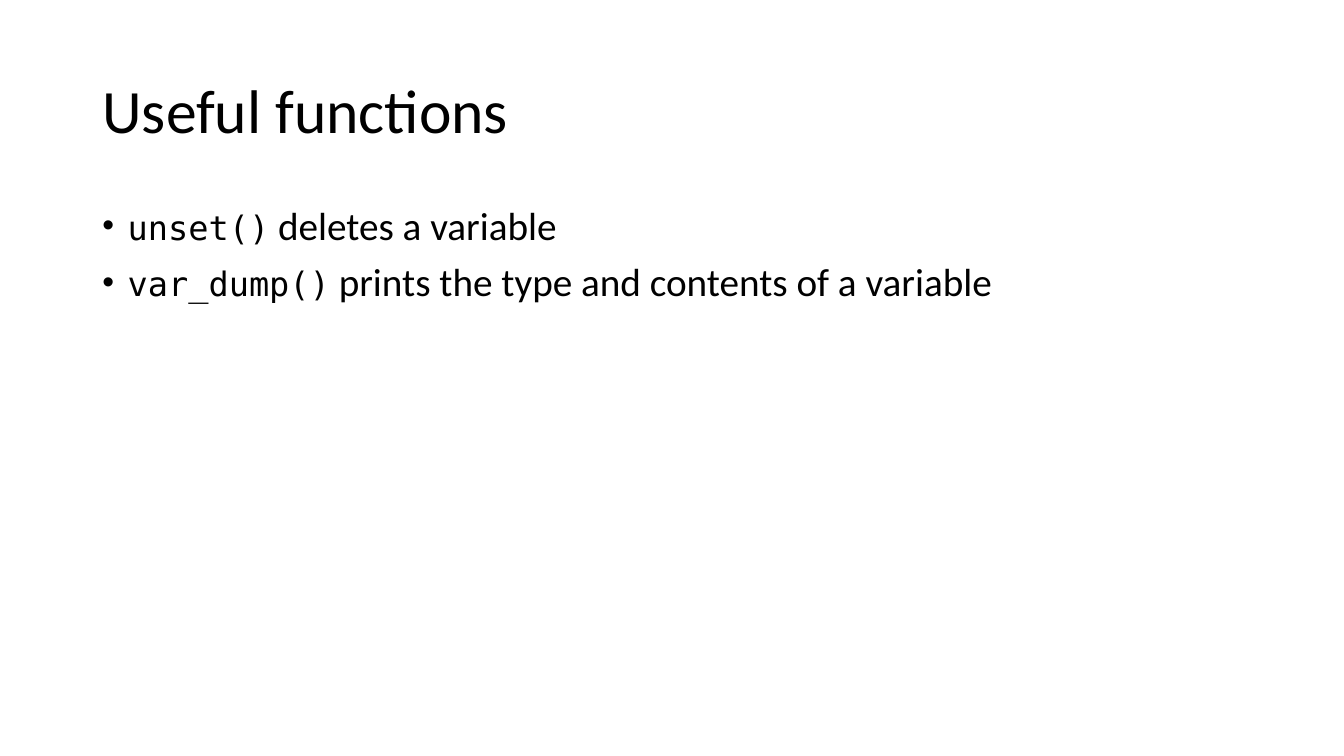
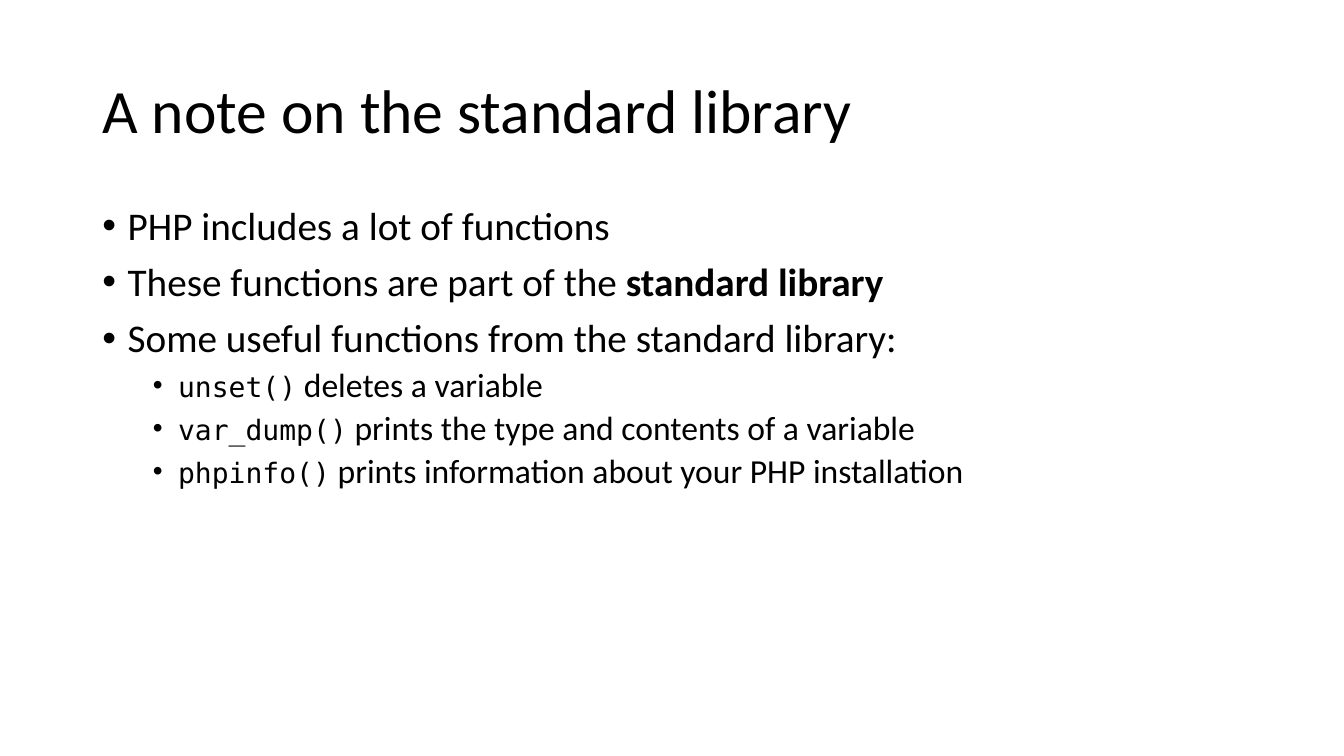
Before and after one commit to PHPEmbark/curriculum, a slide deck: slide 22 of course/1 - Basic Programming/Basic Programming.pptx. Drawn at 1344x756 pixels with LibreOffice and Linux fonts; fonts in the diff are those of the drawing. Boxes give left, top, right and bottom in pixels: in the first picture for what was removed or moved away, otherwise in the second. Text is boxed around its words. In the diff, an @@ line names an element or a change of style, - is before the commit and + after.

```diff
--- a/course/1 - Basic Programming/Basic Programming.pptx
+++ b/course/1 - Basic Programming/Basic Programming.pptx
@@ title at <box>102,90,851,143</box>: text changed @@
-Useful functions
+A note on the standard library
@@ text at <box>128,212,897,359</box>: paragraphs added @@
+• PHP includes a lot of functions
+• These functions are part of the standard library
+• Some useful functions from the standard library:
@@ text at <box>178,373,915,447</box>: size 24 to 20 pt in "unset()", "var_dump()"; size 28 to 24 pt in "deletes a variable", "prints the type and contents of a ..."; list level 1 to 2 in "unset() deletes a variable"; list level 1 to 2 in "var_dump() prints the type and ..." @@
@@ text at <box>178,459,963,489</box>: paragraph added @@
+  • phpinfo() prints information about your PHP installation
```
Also in this commit, not shown: 29 other slides changed, 17 slides added.
